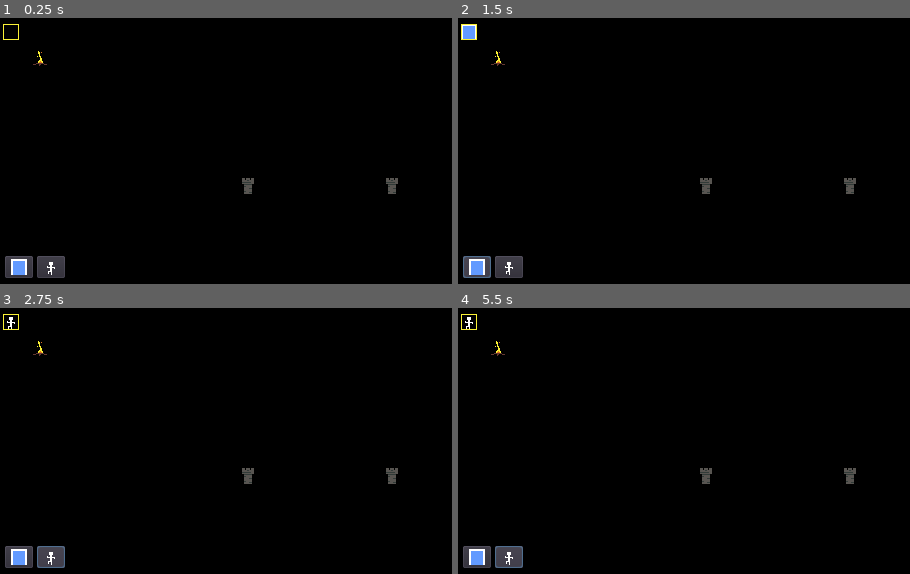
Above: before the commit, frames 1-4 (two rows, left to right).
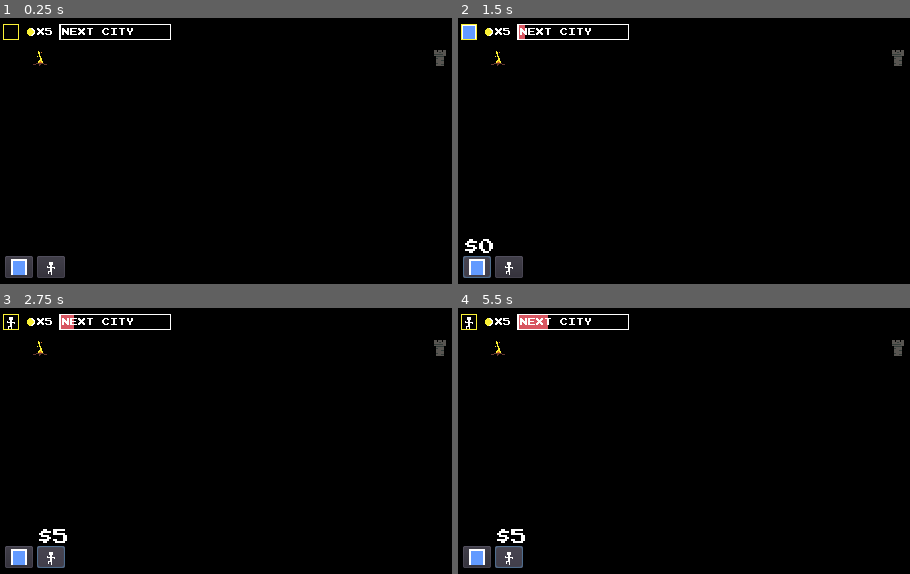
Above: after the commit, the same moments.

Repository: mcerdeira/LoopCityTD
Game: Godot game, scene res://scenes/Main.tscn
The game is run twice, just before and just after one commit, with the same random seed, the same clock (stepped at 60 frames per second) and the same inputs.
Inputs (mouse positions are in pixels of both pictures, inside the frame that each line leads up to):
- Up to frame 1 (0.25 s): no input
- Up to frame 2 (1.5 s): click (476, 268) at 0.5 s; click (476, 268) at 1.25 s
- Up to frame 3 (2.75 s): click (49, 558) at 2.02 s
- Up to frame 4 (5.5 s): click (507, 558) at 2.75 s, where only the run after the commit has a clickable "$5"; click (476, 558) at 3.5 s; click (476, 558) at 4.25 s; click (507, 558) at 5.02 s

The runs differ from the first frame. In frame 1, 0.9% of the frame differs, in the area x 5-99%, y 2-67%; in frame 2, 1.1%; in frame 3, 1.1%; in frame 4, 1.3%, in the area x 5-99%, y 2-89%.

Commit message:
Spawn de ciudades en grilla tilemap, sonidos, sistema de monedas

Diff:
--- /dev/null
+++ b/scenes/AudioManager.tscn
@@ -0,0 +1,3 @@
+[gd_scene format=2]
+
+[node name="AudioStreamPlayer2D" type="AudioStreamPlayer2D"]
--- a/scenes/Main.tscn
+++ b/scenes/Main.tscn
@@ -6,9 +6,11 @@
 [ext_resource path="res://scenes/base_obj.tscn" type="PackedScene" id=4]
 [ext_resource path="res://scenes/city_obj.tscn" type="PackedScene" id=5]
 [ext_resource path="res://scenes/line.tscn" type="PackedScene" id=6]
+[ext_resource path="res://scenes/coin_diplay.tscn" type="PackedScene" id=7]
 [ext_resource path="res://scripts/tile_positioner.gd" type="Script" id=8]
 [ext_resource path="res://sprites/path1.png" type="Texture" id=9]
 [ext_resource path="res://sprites/tile_positioner_empty.png" type="Texture" id=10]
+[ext_resource path="res://scenes/building_bar.tscn" type="PackedScene" id=11]
 
 [sub_resource type="NavigationPolygon" id=22]
 vertices = PoolVector2Array( 16, 16, 0, 16, 0, 0, 16, 0 )
@@ -181,10 +183,7 @@
 position = Vector2( 40, 40 )
 
 [node name="city_obj" parent="." instance=ExtResource( 5 )]
-position = Vector2( 392, 168 )
-
-[node name="city_obj2" parent="." instance=ExtResource( 5 )]
-position = Vector2( 248, 168 )
+position = Vector2( 440, 40 )
 
 [node name="line" parent="." instance=ExtResource( 6 )]
 
@@ -196,3 +195,9 @@
 [node name="tile_positioner_empty" type="Sprite" parent="."]
 position = Vector2( 11, 14 )
 texture = ExtResource( 10 )
+
+[node name="coin_diplay" parent="." instance=ExtResource( 7 )]
+position = Vector2( 31, 14 )
+
+[node name="building_bar" parent="." instance=ExtResource( 11 )]
+position = Vector2( 59, 6 )
--- /dev/null
+++ b/scenes/building_bar.tscn
@@ -0,0 +1,32 @@
+[gd_scene load_steps=6 format=2]
+
+[ext_resource path="res://sprites/building_bar1.png" type="Texture" id=1]
+[ext_resource path="res://sprites/building_bar2.png" type="Texture" id=2]
+[ext_resource path="res://scripts/building_bar.gd" type="Script" id=3]
+[ext_resource path="res://fonts/prstartk.ttf" type="DynamicFontData" id=4]
+
+[sub_resource type="DynamicFont" id=1]
+size = 8
+font_data = ExtResource( 4 )
+
+[node name="building_bar" type="Node2D"]
+script = ExtResource( 3 )
+
+[node name="bar" type="Sprite" parent="."]
+texture = ExtResource( 1 )
+centered = false
+
+[node name="frame" type="Sprite" parent="."]
+texture = ExtResource( 2 )
+centered = false
+
+[node name="Label" type="Label" parent="."]
+margin_left = 3.0
+margin_top = 4.0
+margin_right = 107.0
+margin_bottom = 12.0
+custom_fonts/font = SubResource( 1 )
+text = "NEXT CITY"
+__meta__ = {
+"_edit_use_anchors_": false
+}
--- /dev/null
+++ b/scenes/coin.tscn
@@ -0,0 +1,27 @@
+[gd_scene load_steps=6 format=2]
+
+[ext_resource path="res://sprites/coin1.png" type="Texture" id=1]
+[ext_resource path="res://sprites/coin3.png" type="Texture" id=2]
+[ext_resource path="res://sprites/coin2.png" type="Texture" id=3]
+
+[sub_resource type="RectangleShape2D" id=1]
+extents = Vector2( 4, 4.5 )
+
+[sub_resource type="SpriteFrames" id=2]
+animations = [ {
+"frames": [ ExtResource( 1 ), ExtResource( 3 ), ExtResource( 2 ) ],
+"loop": true,
+"name": "default",
+"speed": 5.0
+} ]
+
+[node name="coin" type="KinematicBody2D"]
+
+[node name="collider" type="CollisionShape2D" parent="."]
+position = Vector2( 0, -0.5 )
+shape = SubResource( 1 )
+
+[node name="sprite_index" type="AnimatedSprite" parent="."]
+frames = SubResource( 2 )
+frame = 2
+playing = true
--- /dev/null
+++ b/scenes/coin_diplay.tscn
@@ -0,0 +1,25 @@
+[gd_scene load_steps=5 format=2]
+
+[ext_resource path="res://sprites/coin1.png" type="Texture" id=1]
+[ext_resource path="res://fonts/prstartk.ttf" type="DynamicFontData" id=2]
+[ext_resource path="res://scripts/coin_diplay.gd" type="Script" id=3]
+
+[sub_resource type="DynamicFont" id=1]
+size = 8
+font_data = ExtResource( 2 )
+
+[node name="coin_diplay" type="Node2D"]
+script = ExtResource( 3 )
+
+[node name="sprite_index" type="Sprite" parent="."]
+texture = ExtResource( 1 )
+
+[node name="coin_label" type="Label" parent="."]
+margin_left = 6.0
+margin_top = -4.0
+margin_right = 46.0
+margin_bottom = 4.0
+custom_fonts/font = SubResource( 1 )
+__meta__ = {
+"_edit_use_anchors_": false
+}
--- a/scenes/player_obj.tscn
+++ b/scenes/player_obj.tscn
@@ -1,9 +1,10 @@
-[gd_scene load_steps=7 format=2]
+[gd_scene load_steps=8 format=2]
 
 [ext_resource path="res://sprites/warrior1.png" type="Texture" id=1]
 [ext_resource path="res://sprites/warrior2.png" type="Texture" id=2]
 [ext_resource path="res://sprites/warrior3.png" type="Texture" id=3]
 [ext_resource path="res://scripts/player_obj.gd" type="Script" id=4]
+[ext_resource path="res://scenes/coin.tscn" type="PackedScene" id=5]
 
 [sub_resource type="RectangleShape2D" id=2]
 extents = Vector2( 2.25, 2.5 )
@@ -24,5 +25,8 @@
 
 [node name="AnimatedSprite" type="AnimatedSprite" parent="."]
 frames = SubResource( 3 )
-frame = 2
+frame = 1
 playing = true
+
+[node name="coin" parent="." instance=ExtResource( 5 )]
+position = Vector2( 0, -11 )
--- a/scenes/tile_button.tscn
+++ b/scenes/tile_button.tscn
@@ -1,7 +1,11 @@
-[gd_scene load_steps=3 format=2]
+[gd_scene load_steps=5 format=2]
 
 [ext_resource path="res://scripts/tile_button.gd" type="Script" id=1]
 [ext_resource path="res://sprites/path1.png" type="Texture" id=2]
+[ext_resource path="res://fonts/prstartk.ttf" type="DynamicFontData" id=3]
+
+[sub_resource type="DynamicFont" id=1]
+font_data = ExtResource( 3 )
 
 [node name="tile_button" type="Button"]
 margin_right = 28.0
@@ -12,3 +16,15 @@
 __meta__ = {
 "_edit_use_anchors_": false
 }
+
+[node name="button_label" type="Label" parent="."]
+margin_top = -17.0
+margin_right = 80.0
+margin_bottom = -1.0
+custom_fonts/font = SubResource( 1 )
+__meta__ = {
+"_edit_use_anchors_": false
+}
+
+[connection signal="mouse_entered" from="." to="." method="_on_tile_button_mouse_entered"]
+[connection signal="mouse_exited" from="." to="." method="_on_tile_button_mouse_exited"]
--- a/scripts/Global.gd
+++ b/scripts/Global.gd
@@ -1,8 +1,54 @@
 extends Node
 var GRID_SIZE = 16
 var BUTTON_ZONE_Y = (270 - GRID_SIZE * 2)
-var SPAWN_ENEMY = 5
+var SPAWN_ENEMY = null
+var TTL_CITY_SPAWN = null
 var WRITE_MODE = null
+var COINS = null
+var Get_Coin = preload("res://sfx/Picked_Coin.wav")
+var Purchase_Coin = preload("res://sfx/2_Coins.wav")
+var Leave_Coin = preload("res://sfx/3_Coins.wav")
+var Pop = preload("res://sfx/pop.wav")
+var Build = preload("res://sfx/build.wav")
+
+var AudioManager = preload("res://scenes/AudioManager.tscn")
+var AudioInstance = null
 
 func _ready():
-	pass
+	AudioInstance = AudioManager.instance()
+	add_child(AudioInstance)
+	initialize()
+
+func initialize():
+	SPAWN_ENEMY = 5
+	WRITE_MODE = null
+	COINS = 5
+	TTL_CITY_SPAWN = 20
+
+func pop_sound():
+	AudioInstance.stream = Pop
+	AudioInstance.play()
+
+func build_sound():
+	AudioInstance.stream = Build
+	AudioInstance.play()
+
+func warrior_leave_coin():
+	Global.COINS += 1
+	AudioInstance.stream = Leave_Coin
+	AudioInstance.play()
+
+func warrior_get_coin():
+	AudioInstance.stream = Get_Coin
+	AudioInstance.play()
+
+func purchase(cost):
+	Global.COINS -= cost
+	AudioInstance.stream = Purchase_Coin
+	AudioInstance.play()
+
+func get_cost(type):
+	if type == "warrior":
+		return 5
+	if type == "path":
+		return 0
--- a/scripts/Main.gd
+++ b/scripts/Main.gd
@@ -2,6 +2,8 @@
 onready var button = preload("res://scenes/tile_button.tscn")
 onready var icon1 = preload("res://sprites/path1.png")
 onready var icon2 = preload("res://sprites/warrior1.png")
+onready var city = preload("res://scenes/city_obj.tscn")
+var ttl_city_spawn = 0
 
 func _ready():
 	$tile_positioner.texture = null
@@ -13,6 +15,7 @@
 		b.icon = buttons[i].icon
 		b.tile_positioner = $tile_positioner
 		b.mode = buttons[i].mode
+		b.cost = Global.get_cost(b.mode)
 		add_child(b)
 
 func _input(event):
@@ -21,4 +24,17 @@
 	if event.is_action_pressed("quit_game"):
 		get_tree().quit()
 	if event.is_action_pressed("restart_game"):
-		get_tree(). reload_current_scene()
+		Global.initialize()
+		get_tree().reload_current_scene()
+
+func _process(delta):
+	ttl_city_spawn += 1 * delta
+	$building_bar.calc_progress(ttl_city_spawn)
+
+	if ttl_city_spawn >= Global.TTL_CITY_SPAWN:
+		ttl_city_spawn = 0
+		spawn_city()
+
+func spawn_city():
+	var node = get_node("nav/world_tilemap")
+	var c = node.spawn_city()
--- /dev/null
+++ b/scripts/building_bar.gd
@@ -0,0 +1,7 @@
+extends Node2D
+
+func _ready():
+	pass
+
+func calc_progress(prog):
+	$bar.scale = Vector2(prog / Global.TTL_CITY_SPAWN, 1)
--- a/scripts/city_obj.gd
+++ b/scripts/city_obj.gd
@@ -7,9 +7,12 @@
 
 func create_warrior():
 	if Global.WRITE_MODE == "warrior":
-		var parent = get_parent()
-		var p = player.instance()
-		var pos = parent.get_node("base_obj")
-		p.set_end_node(position)
-		p.set_position(pos.position)
-		parent.add_child(p)
+		var cost = Global.get_cost("warrior")
+		if  Global.COINS >= cost:
+			var parent = get_parent()
+			Global.purchase(cost)
+			var p = player.instance()
+			var pos = parent.get_node("base_obj")
+			p.set_end_node(position, pos.position)
+			p.set_position(pos.position)
+			parent.add_child(p)
--- /dev/null
+++ b/scripts/coin_diplay.gd
@@ -0,0 +1,7 @@
+extends Node2D
+
+func _ready():
+	pass
+
+func _process(delta):
+	$coin_label.text = "X" + str(Global.COINS)
--- a/scripts/player_obj.gd
+++ b/scripts/player_obj.gd
@@ -7,17 +7,25 @@
 var end_node = null
 var line_tscn = preload("res://scenes/line.tscn")
 var line = null
+var reverse = false
+var base_pos = null
 
-func set_end_node(position):
+func set_end_node(position, pos):
 	end_node = position
+	base_pos = pos
 
 func get_path():
 	var parent = get_parent()
 	var path_find = parent.get_node("nav")
-	var init_pos = position
-	current_path = path_find.get_simple_path(init_pos, end_node, false)
+	if reverse:
+		var init_pos = position
+		current_path = path_find.get_simple_path(init_pos, base_pos, false)
+	else:
+		var init_pos = position
+		current_path = path_find.get_simple_path(init_pos, end_node, false)
 
 func _ready():
+	$coin.visible = false
 	var parent = get_parent()
 	line = line_tscn.instance()
 	parent.add_child(line)
@@ -28,15 +36,23 @@
 	if !active:
 		get_path()
 	line.points = current_path
-	print(current_path)
+	##print(current_path)
 	if !active and Input.is_action_just_pressed("vk_enter"):
 		active = true
 
 func _physics_process(delta):
 	if active:
-		if current_path.size() > 1:
+		if current_path.size() > 0:
 			var d = position.distance_to(current_path[0])
 			if d > 2:
 				position = position.linear_interpolate(current_path[0], 100 * delta / d)
 			else:
 				current_path.remove(0)
+		else:
+			reverse = !reverse
+			$coin.visible = reverse
+			get_path()
+			if !reverse:
+				Global.warrior_leave_coin()
+			else:
+				Global.warrior_get_coin()
--- a/scripts/tile_button.gd
+++ b/scripts/tile_button.gd
@@ -1,6 +1,7 @@
 extends Button
 export var tile_positioner = 0
 export var mode = ""
+export var cost = 0
 
 func _ready():
 	pass
@@ -8,3 +9,11 @@
 func _pressed():
 	tile_positioner.texture = icon
 	Global.WRITE_MODE = mode
+
+func _on_tile_button_mouse_entered():
+	$button_label.text = "$" + str(cost)
+	$button_label.visible = true
+
+func _on_tile_button_mouse_exited():
+	$button_label.text = ""
+	$button_label.visible = false
--- a/scripts/world_tilemap.gd
+++ b/scripts/world_tilemap.gd
@@ -1,4 +1,5 @@
 extends TileMap
+onready var city = preload("res://scenes/city_obj.tscn")
 
 func _ready():
 	pass
@@ -8,15 +9,38 @@
 		var mouse_pos = get_global_mouse_position()
 
 		if mouse_ok(mouse_pos) and Input.is_action_pressed("mouse_left"):
+			Global.build_sound()
 			var real_pos = world_to_map(mouse_pos)
 			var tile_id = tile_set.find_tile_by_name("path_tilemap")
 			set_cell(real_pos.x, real_pos.y, tile_id)
 			update_bitmask_region()
 
 		if Input.is_action_pressed("mouse_right"):
+			Global.build_sound()
 			var real_pos = world_to_map(mouse_pos)
 			set_cellv(real_pos, -1)
 			update_bitmask_region()
 
 func mouse_ok(mouse_pos):
 	return (mouse_pos.y <= Global.BUTTON_ZONE_Y)
+
+func spawn_city():
+	var pos
+	while(true):
+		randomize()
+		var xx = randi() % 29
+		var yy = randi() % 14
+		pos = Vector2(xx, yy)
+		pos = map_to_world(pos)
+		pos.x += 8
+		pos.y += 8
+		if is_empty(pos):
+			break
+
+	Global.pop_sound()
+	var h = city.instance()
+	h.set_position(pos)
+	get_parent().get_parent().add_child(h)
+
+func is_empty(pos):
+	return get_world_2d().direct_space_state.intersect_point(pos, 1, [], 0x7FFFFFFF, true, true).empty()
Binary file added: fonts/prstartk.ttf
Not shown: 1 places in scenes/Main.tscn that only renumber resources
Not shown, added: sfx/2_Coins.wav.import
Not shown, added: sfx/3_Coins.wav.import
Not shown, added: sfx/Picked_Coin.wav.import
Not shown, added: sfx/Pickup_Coin.wav.import
Not shown, added: sfx/build.wav.import
Not shown, added: sfx/pop.wav.import
Binary file added: sprites/building_bar1.png
Not shown, added: sprites/building_bar1.png.import
Binary file added: sprites/building_bar2.png
Not shown, added: sprites/building_bar2.png.import
(and 12 more such lines)
